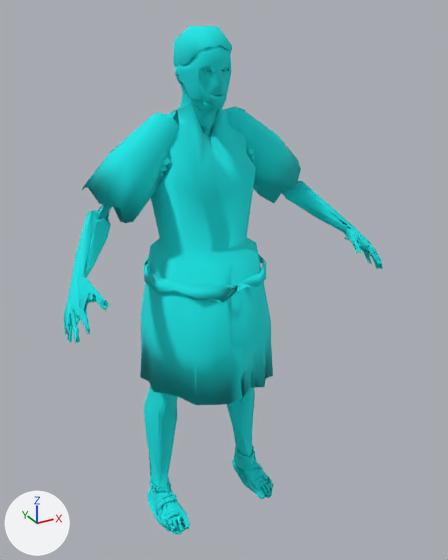
An edit to the glTF model modelos/cc/personaje_tunicado_uno_baja.glb, drawn before and after from the same camera.
The view is the same before and after, from a 50 mm camera at (-0.863, -1.699, 1.73) aimed at (0.053, -0.033, 0.897). Lighting does not change. The marker at lower left points along +X, +Y and +Z. The picture after the commit comes second. Vertices at exactly the same position are counted once.

In view in the first picture: 'tunicado_uno'.
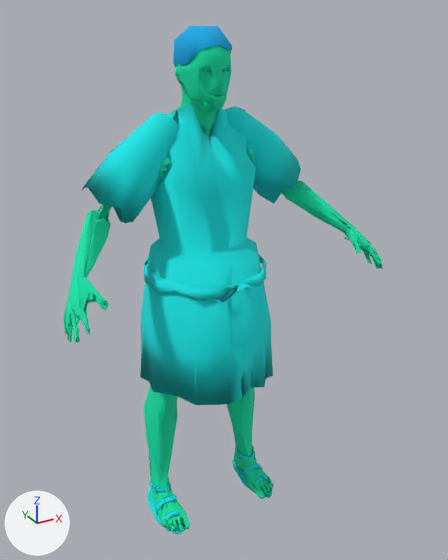
Location of each change, (x1, y1, x2, y2) in pixels of the pictures (448 x 560 px):
part 1 of me_mesh_0, recoloured: (64, 26, 384, 531) in both

Edits to the bpy script that builds the scene:
```text
Change me_mesh_0:
    where me_mesh_0.from_pydata(...)  # 2859 vertices, 3200 faces; spans x -0.53..0.54, y -0.3..0.23, z -0.01..1.68
    used by ob_tunicado_uno; location = (0.0, 0.0, 0.0)
    me_mesh_0 part 1: 2065 faces centred in x -0.53..0.53, y -0.3..0.13, z 0.0..1.68 are repainted in the vertex colours; the middle colour goes from cyan #00ffff to green #00ffbc
```
